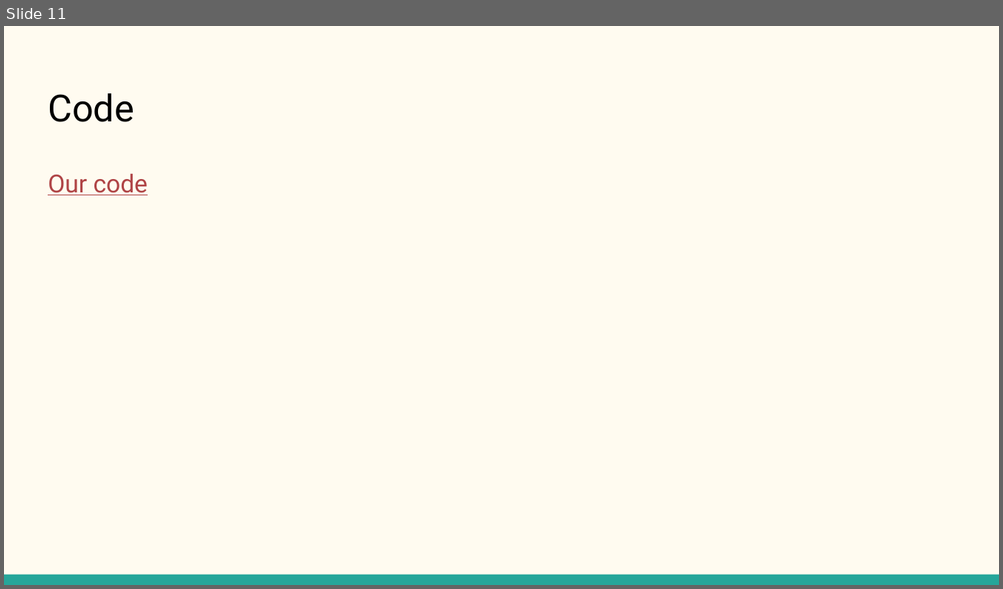
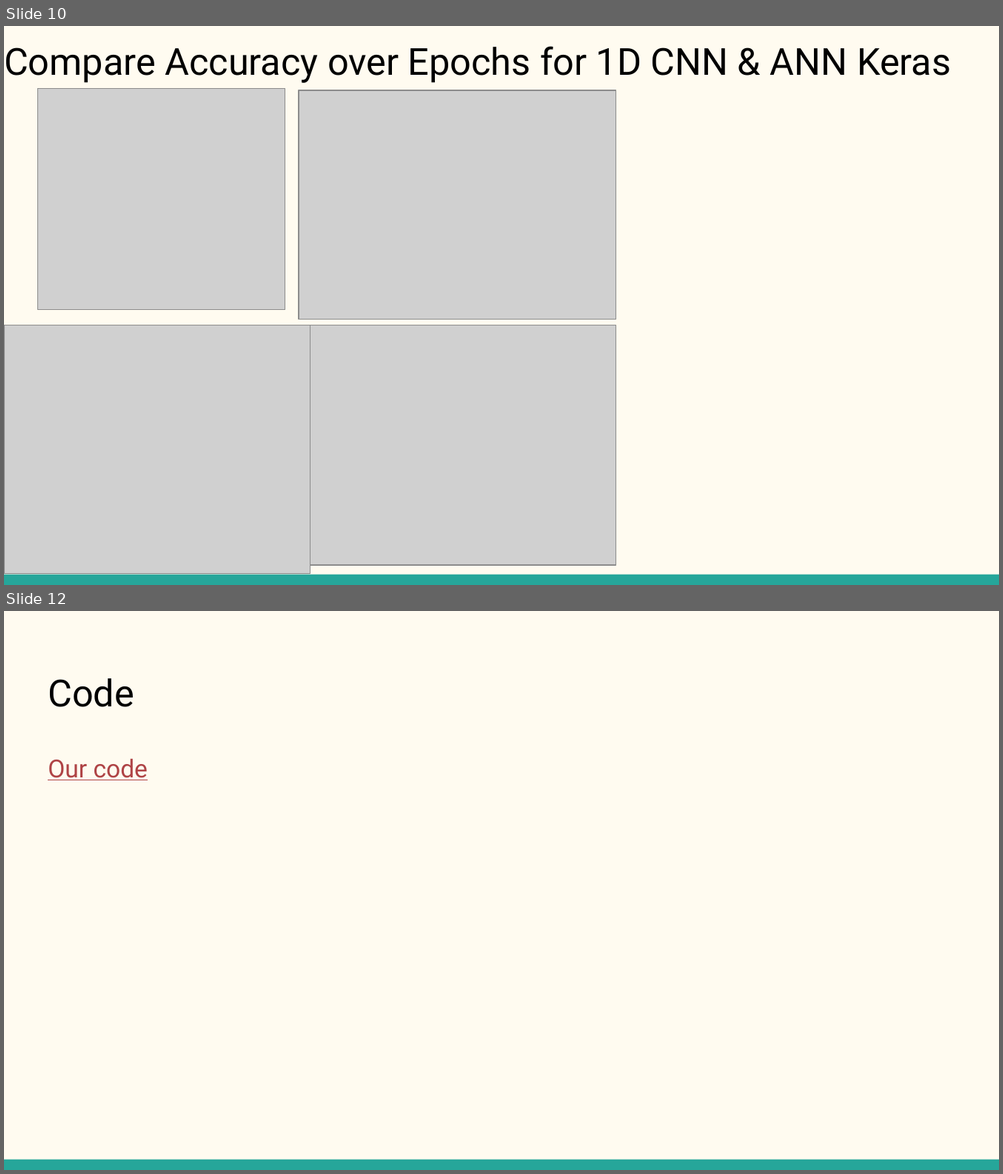
Before and after one commit to steventhestudent/CS4662_Project, a slide deck: Reports/CS 4662 Heart Failure Presentation.pptx. Shown one above the other, each under a label of ours: slide 11 before the commit, slides 10 and 12 after it; the slides between them are not shown. The pictures are 1003x589 and 1003x1174 pixels, drawn with LibreOffice and Linux fonts; fonts in the diff are those of the drawing; grey boxes stand for pictures. Boxes give left, top, right and bottom in pixels: in the first picture for what was removed or moved away, otherwise in the second. Text is boxed around its words. In the diff, an @@ line names an element or a change of style, - is before the commit and + after.

```diff
--- a/Reports/CS 4662 Heart Failure Presentation.pptx
+++ b/Reports/CS 4662 Heart Failure Presentation.pptx
@@ slide 10 added at (4, 26, 999, 585), background #FFFBF0; not listed: 1 template element that a slide beside it also shows @@
@@ title added at (4, 46, 950, 83), 27 pt, text #000000 @@
+Compare Accuracy over Epochs for 1D CNN & ANN Keras
@@ picture added at (38, 89, 284, 310) @@
@@ picture added at (299, 90, 616, 319) @@
@@ picture added at (4, 326, 310, 574) @@
@@ picture added at (310, 326, 617, 565) @@
@@ what was slide 11 is now slide 12 @@
```
Also in this commit, not shown: 2 slides changed, 4 other slides added, 4 slides removed, 4 other files.
